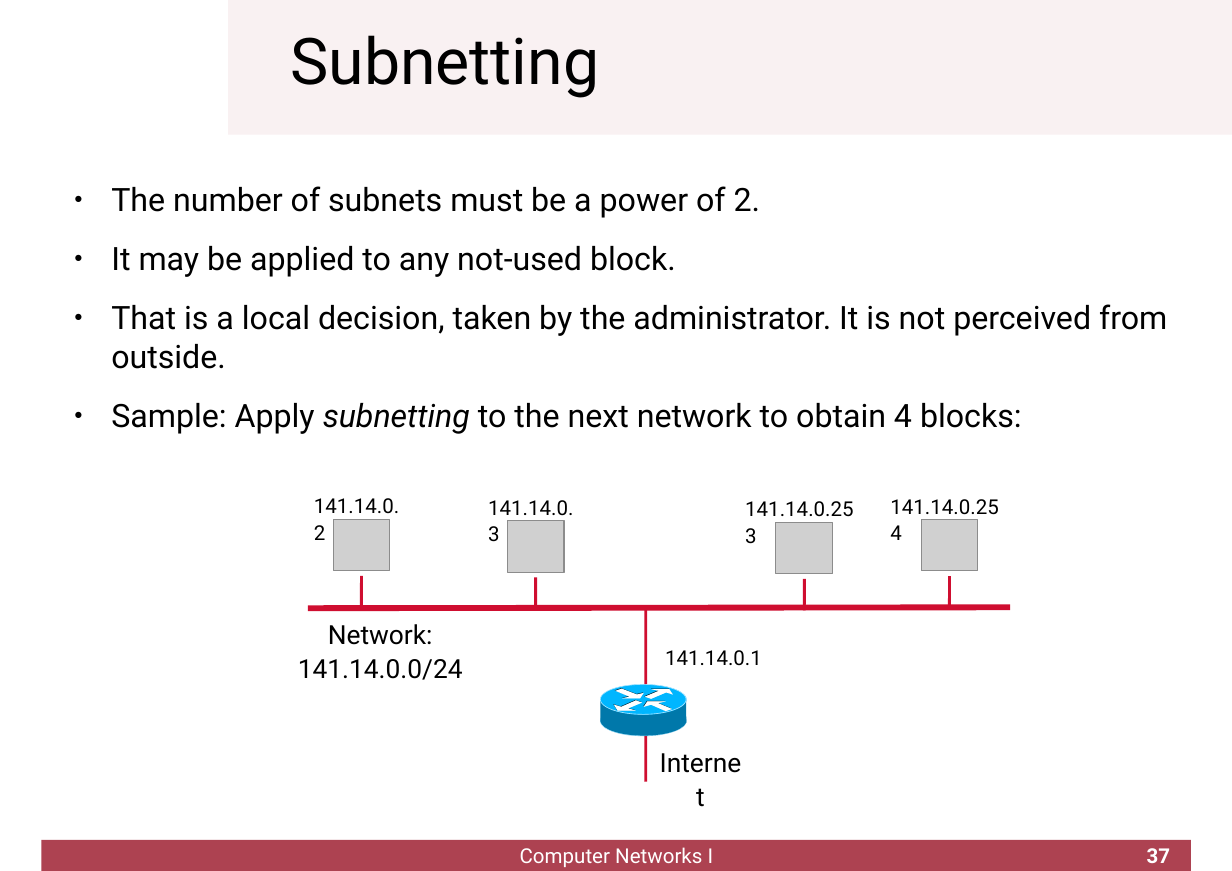
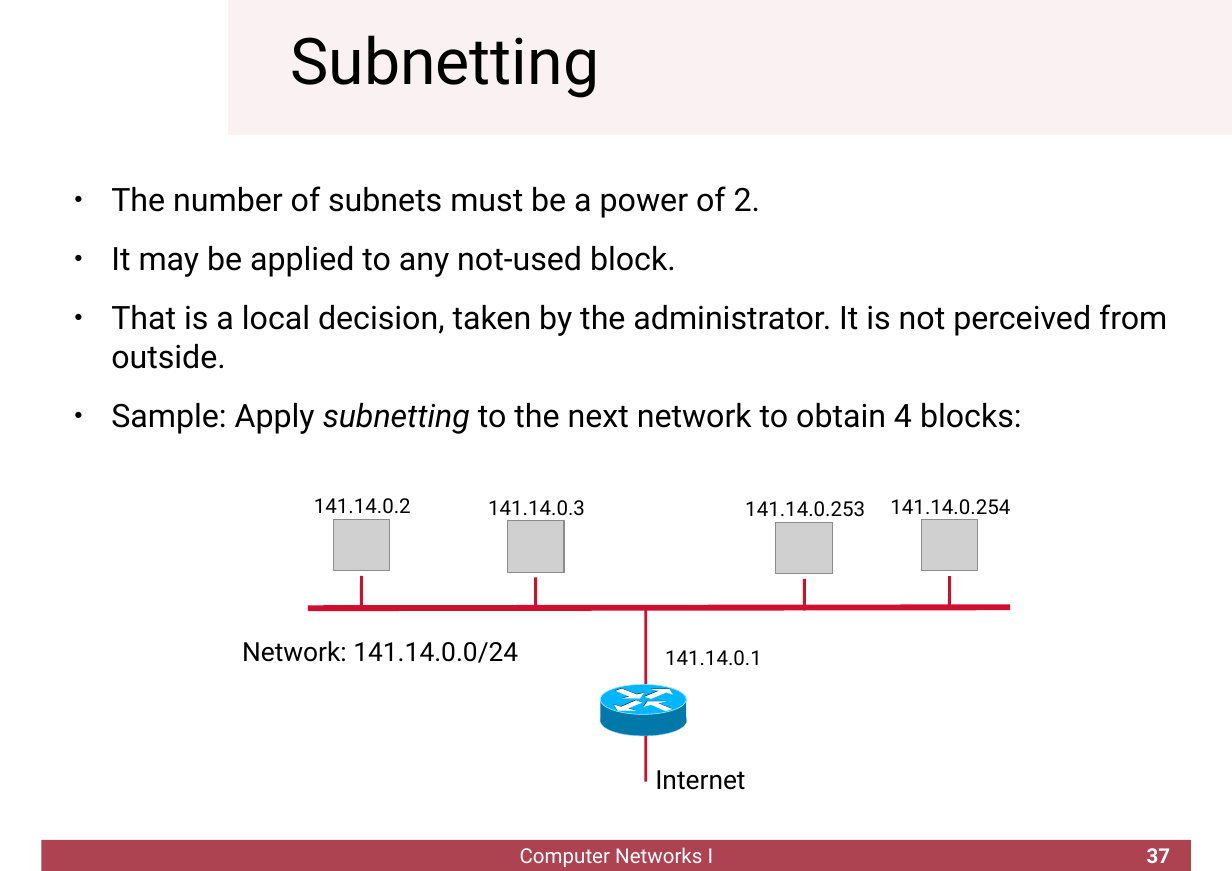
Before and after one commit to cletomartin/redes1, a slide deck: slide 37 of slides/network.odp. Drawn at 1232x871 pixels with LibreOffice and Linux fonts; fonts in the diff are those of the drawing; grey boxes stand for pictures; background and template pictures are left out. Boxes give left, top, right and bottom in pixels: in the first picture for what was removed or moved away, otherwise in the second. Text is boxed around its words. In the diff, an @@ line names an element or a change of style, - is before the commit and + after.

Commit message:
finished network chapter

```diff
--- a/slides/network.odp
+++ b/slides/network.odp
@@ text "141.14.0.2" rewrapped from [314,498,399,540] to [314,498,411,520] @@
@@ text "141.14.0.3" rewrapped from [488,500,573,542] to [488,500,585,521] @@
@@ text "141.14.0.253" rewrapped from [745,501,853,517] to [745,501,865,517] @@
@@ text "141.14.0.254" rewrapped from [890,499,998,520] to [890,499,1010,520] @@
@@ text "Network: 141.14.0.0/24" rewrapped from [298,624,463,680] to [242,641,518,663] @@
@@ text "Internet" rewrapped from [657,762,744,794] to [655,770,745,790] @@
```
Also in this commit, not shown: 20 other slides changed, 1 other file.
